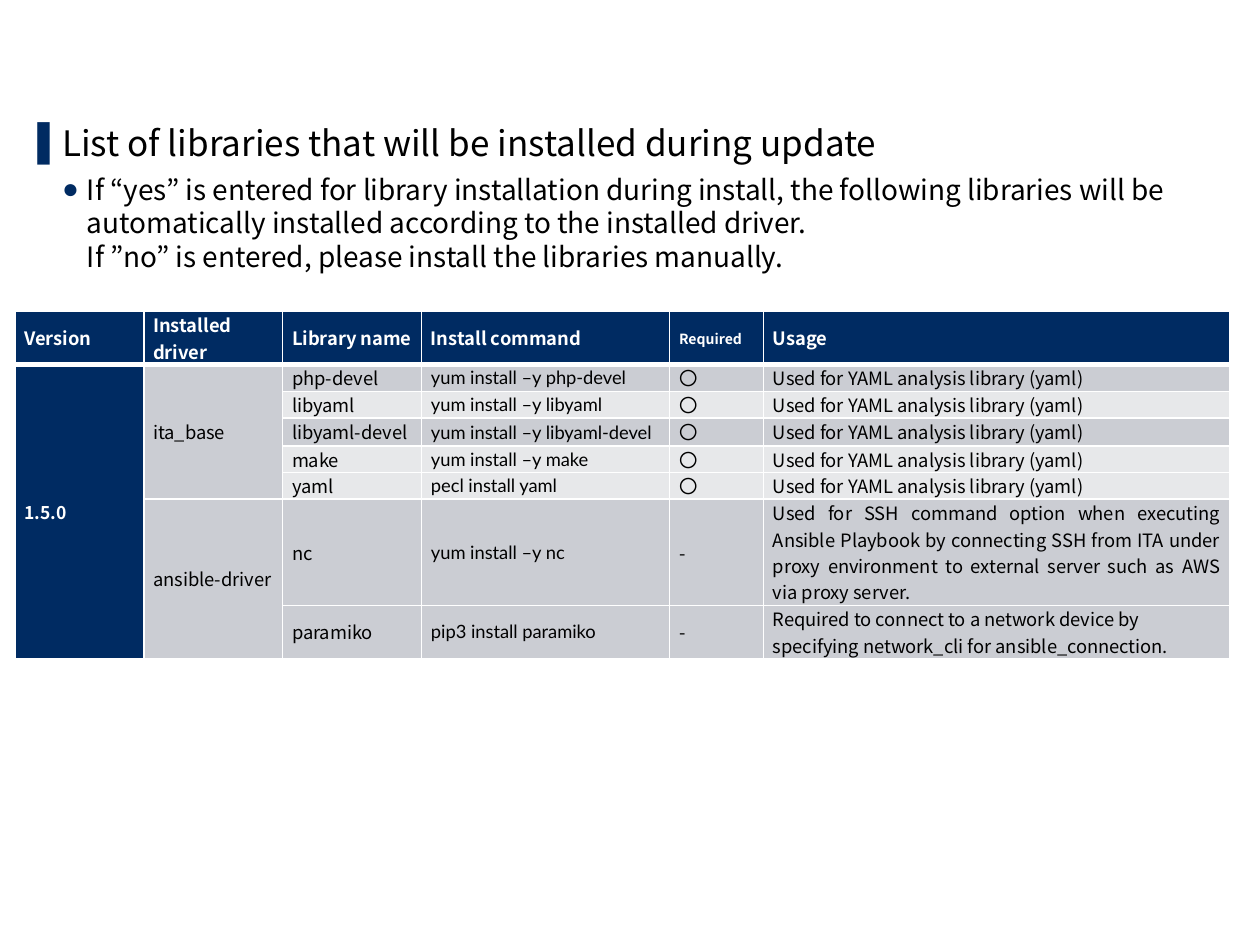
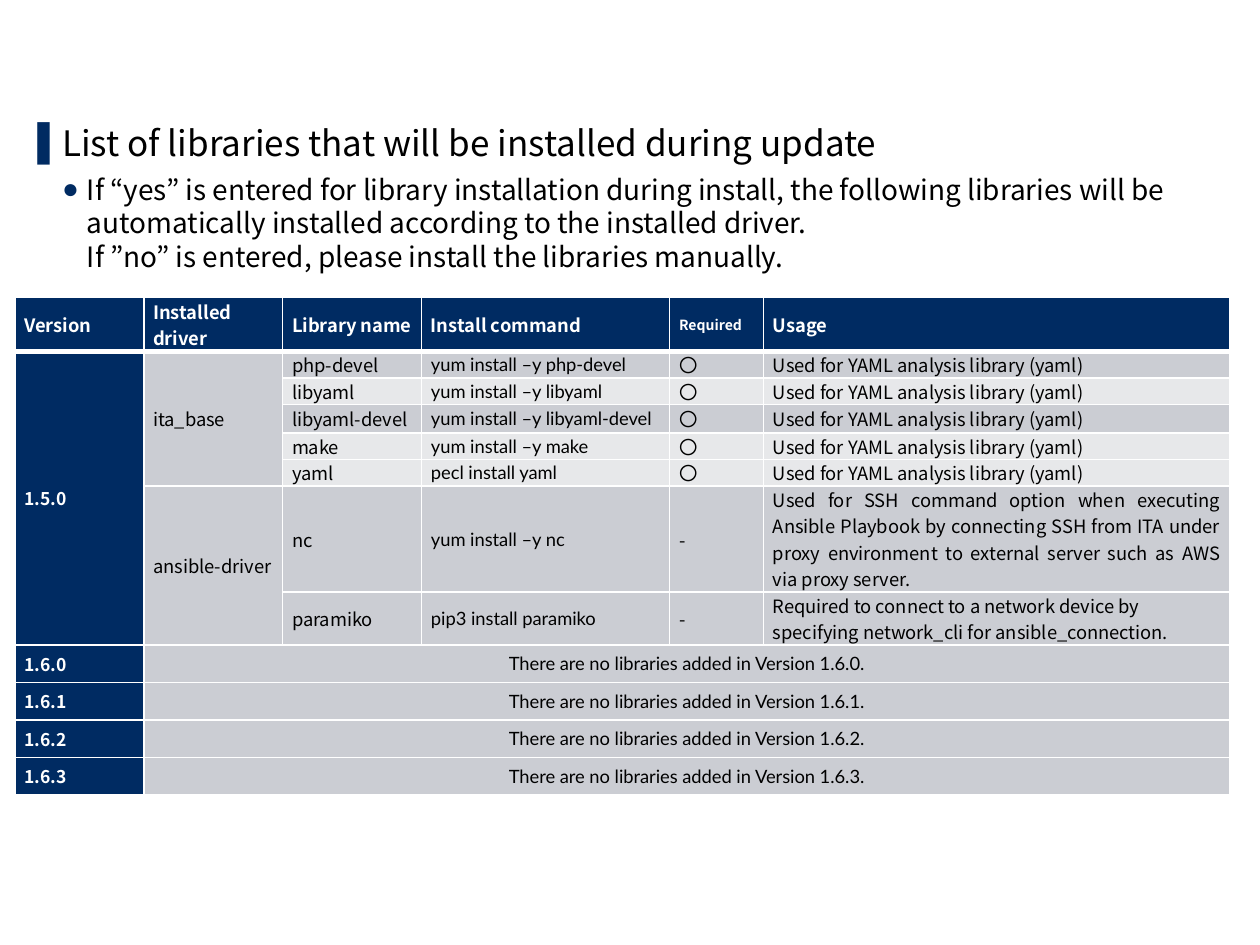
Before and after one commit to exastro-suite/it-automation-docs, a slide deck: slide 14 of asset/Learn/ITA-version-up.pptx. Drawn at 1260x945 pixels with LibreOffice and Linux fonts; fonts in the diff are those of the drawing; background and template pictures are left out. Boxes give left, top, right and bottom in pixels: in the first picture for what was removed or moved away, otherwise in the second. Text is boxed around its words. In the diff, an @@ line names an element or a change of style, - is before the commit and + after.

```diff
--- a/asset/Learn/ITA-version-up.pptx
+++ b/asset/Learn/ITA-version-up.pptx
@@ table at (15, 297, 1230, 788) @@
+row 9: 1.6.0 | There are no libraries added in Version 1.6.0. |  |  |  | 
+row 10: 1.6.1 | There are no libraries added in Version 1.6.1. |  |  |  | 
+row 11: 1.6.2 | There are no libraries added in Version 1.6.2. |  |  |  | 
+row 12: 1.6.3 | There are no libraries added in Version 1.6.3. |  |  |  | 
@@ table: place and size @@
-table at (15, 311, 1230, 663)
+table at (15, 297, 1230, 788)
```
Also in this commit, not shown: 1 other slide changed, 30 other files.
